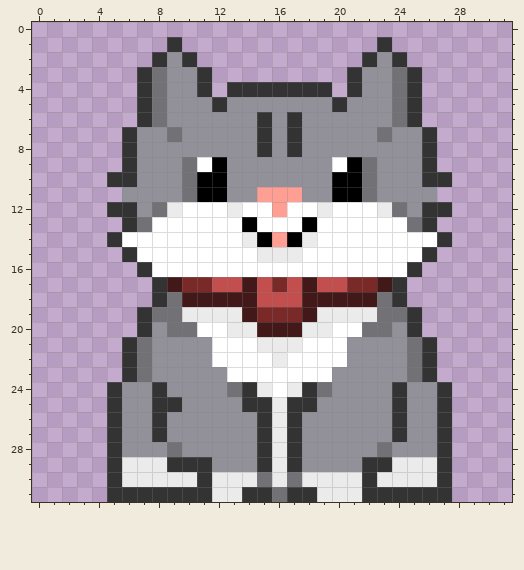
Pixel-art sprite: Assets/Sprites/gato/Parado_frente_02.png. The picture above is the old version.
The file is 32x32 pixels. Colours within 5 levels of each other are drawn and written as one.
The same view after the edit:
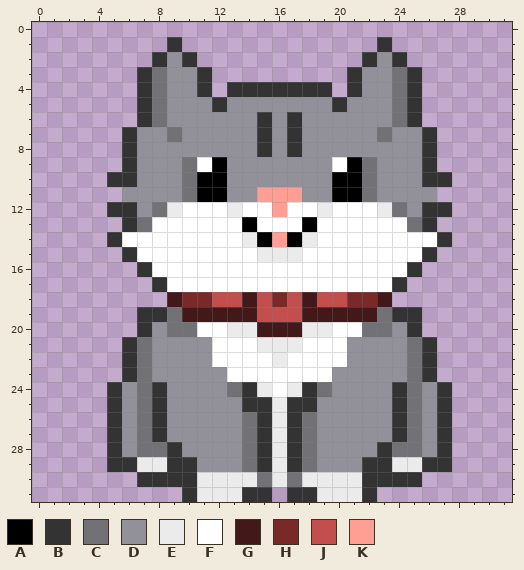
Palette (. is transparent): A #000000  B #333333  C #727175  D #929199  E #ebebeb  F #ffffff  G #421818  H #7a2929  J #c24e4e  K #ff9f94
The edit:
Colour C gives way to colour B in row 19 at x 8 and 24; in row 28 at x 9 and 23.
Colour E gives way to colour B in row 29 at x 6 and 26; in row 30 at x 7 to 10 and 23 to 25.
Colour D gives way to colour C in rows 24 to 25 at x 7 and 25; in rows 26 to 27 at x 7, 14, 18 and 25; in row 28 at x 7 to 8, 14, 18 and 24 to 25; in row 29 at x 14 and 18.
Colour B gives way to colour D in row 25 at x 9; in row 29 at x 11.
Colour B gives way to colour E in rows 30 to 31 at x 11.
Colour G gives way to colour F in row 17 at x 9, 14, 18 and 23.
Colour H gives way to colour F in row 17 at x 10 to 11, 16 and 21 to 22.
Colour J gives way to colour F in row 17 at x 12 to 13, 15, 17 and 19 to 20.
Colour C gives way to colour G in row 18 at x 9 and 23.
Colour E gives way to colour G in row 19 at x 10 to 13 and 19 to 22.
Colour G gives way to colour H in row 18 at x 10 to 11 and 21 to 22.
Colour J gives way to colour H in row 18 at x 16.
Colour G gives way to colour J in row 18 at x 12 to 13 and 19 to 20.
Colour H gives way to colour J in row 19 at x 15 to 17.
The author cleared colour B in row 18 at x 8 and 24; in row 30 at x 5 and 27; in row 31 at x 5 to 9 and 23 to 27.
The author cleared colour C in row 31 at x 16.
The author cleared colour E in row 30 at x 6 and 26.
Pixel boxes of the changes (left, top, right, bottom) in both pictures:
changed: (152, 277, 407, 322)
changed: (107, 382, 452, 502)
